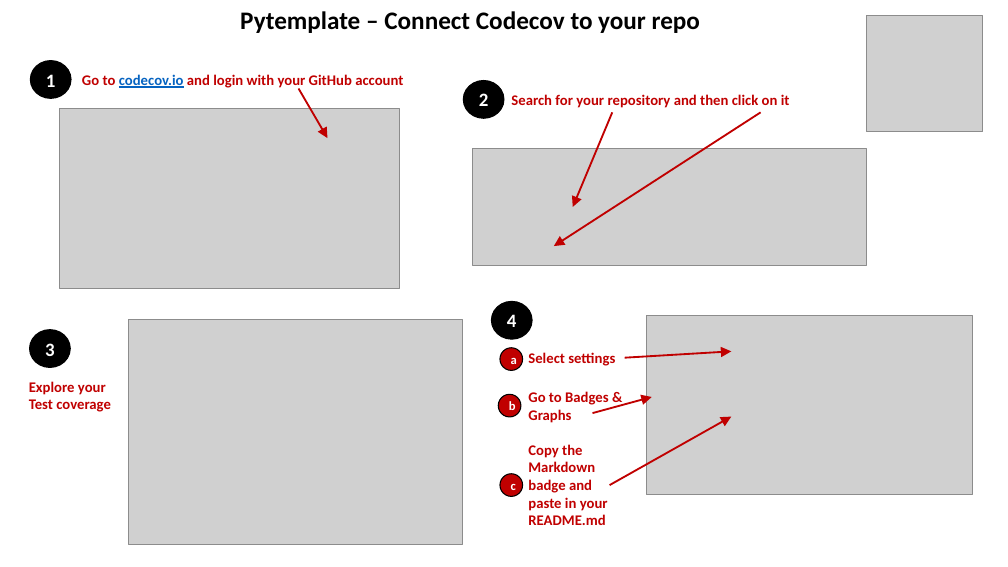
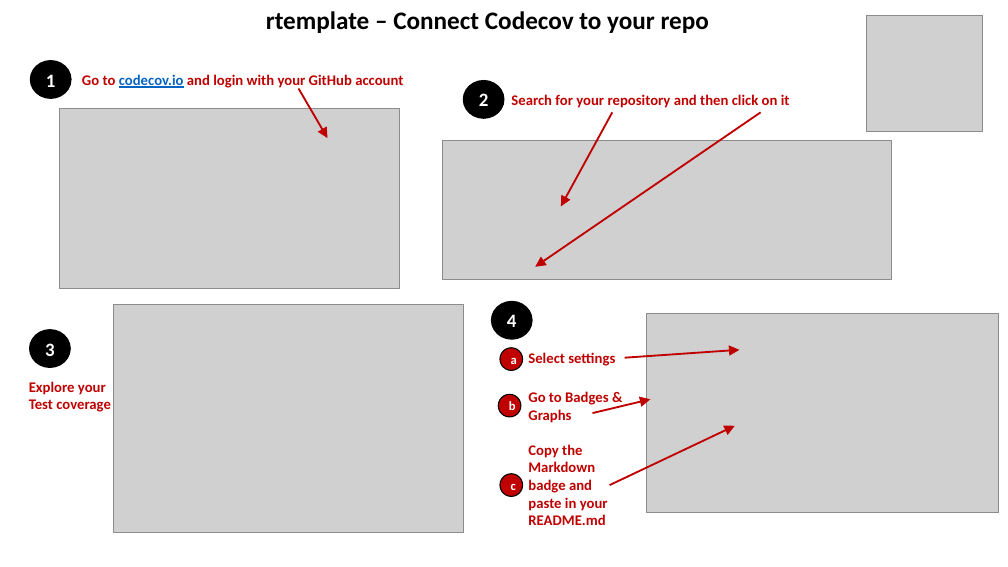
Before and after one commit to JGCRI/rtemplate, a slide deck: slide 4 of vignettes/vignetteFigs/figures.pptx (slide 5 before the commit). Drawn at 1008x567 pixels with LibreOffice and Linux fonts; fonts in the diff are those of the drawing; grey boxes stand for pictures. Boxes give left, top, right and bottom in pixels: in the first picture for what was removed or moved away, otherwise in the second. Text is boxed around its words. In the diff, an @@ line names an element or a change of style, - is before the commit and + after.

```diff
--- a/vignettes/vignetteFigs/figures.pptx
+++ b/vignettes/vignetteFigs/figures.pptx
@@ text at (266, 11, 709, 33): text changed @@
-Pytemplate – Connect Codecov to your repo
+rtemplate – Connect Codecov to your repo
@@ arrow moved from (761, 113) - (554, 247) to (761, 113) - (535, 267) @@
@@ arrow moved from (613, 113) - (573, 207) to (613, 113) - (561, 206) @@
@@ picture: place and size @@
-picture at (473, 149, 867, 265)
+picture at (442, 140, 892, 279)
@@ picture: place and size @@
-picture at (129, 319, 463, 544)
+picture at (113, 305, 464, 532)
@@ picture: place and size @@
-picture at (647, 316, 972, 495)
+picture at (647, 313, 999, 513)
@@ arrow moved from (625, 358) - (731, 352) to (625, 358) - (740, 350) @@
@@ arrow moved from (609, 485) - (731, 417) to (609, 485) - (735, 426) @@
```
Also in this commit, not shown: 3 other slides changed, 1 slide removed, 14 other files.
